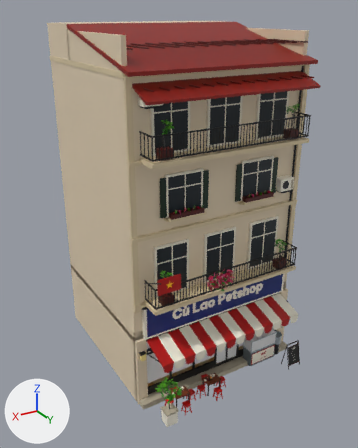
The FBX model Assets/PhoViet/Art/Streets/PV_StreetShop00_Petshop.fbx: old version first, new version second.
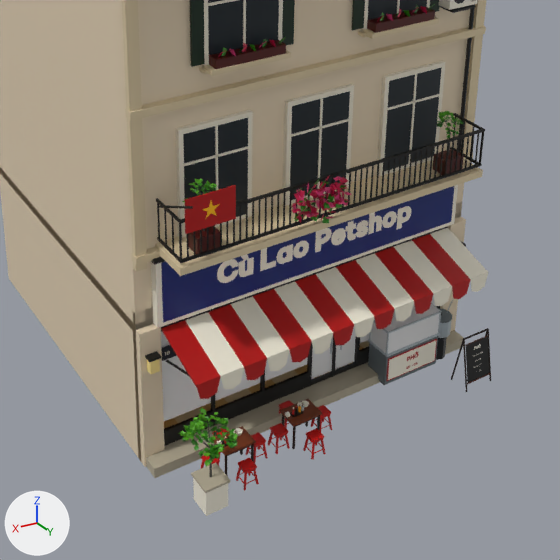
Each version appears first whole from a 50 mm camera at (11.43, 19.59, 15.98) aimed at (0.46, 1.3, 6.84), and next in a close-up on the part from 20% to 93% of the width and 42% to 100% of the height. The lights are fixed; the arrows at lower left show +X, +Y and +Z. The older version's two pictures come first. Objects named as collision shapes, trigger or cutter boxes, shadow casters or lower levels of detail are left out. Where no turn or scale is listed for an object, it has been applied to the vertices. Vertices at exactly the same position are counted once.

In view in the first close-up: 'PV_StreetShop00_Petshop_LOD0'.
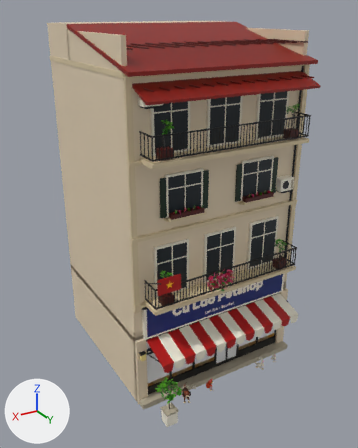
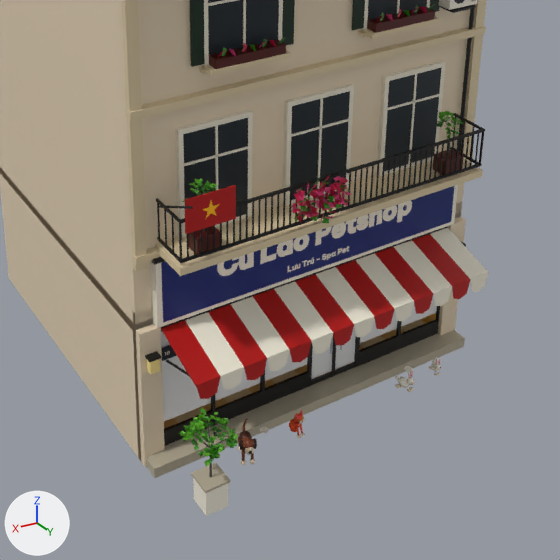
The edits, one by one:
me_pv_streetshop00_petshop_lod0 is used by ob_pv_streetshop00_petshop_lod0; location (0.0, 0.0, 0.0).
me_pv_streetshop00_petshop_lod0 had 14104 vertices, 11120 faces and spanned x -4.2..4.2, y -3.9..6.2, z 0.0..15.5.
me_pv_streetshop00_petshop_lod0 now has 15141 vertices, 13591 faces and spans x -4.2..4.2, y -3.9..6.2, z 0.0..15.5.
me_pv_streetshop00_petshop_lod0 part 1: 270 loose pieces with 3389 vertices, spanning x -3.8..3.5, y 0.5..5.8, z 0.0..4.4, are deleted.
me_pv_streetshop00_petshop_lod0 part 2: 13 vertices moved within x 1.0..2.3, y 2.3..5.2, z 0.4..0.7; 141 vertices removed from x 0.6..3.0, y 2.2..5.2, z 0.0..0.8; 2855 vertices added at x -3.0..3.0, y 0.7..5.5, z 0.2..0.9.
me_pv_streetshop00_petshop_lod0 part 3: 1 vertex moved within x -2.2, y 4.7, z 0.3; 27 vertices removed from x -2.3..-2.2, y 4.7, z 0.3..0.4; 947 vertices added at x -2.9..-1.6, y 4.6..5.3, z 0.2..0.8.
me_pv_streetshop00_petshop_lod0 part 4: 27 vertices moved within x -2.3..2.2, y 4.1, z 4.0..4.3; 193 vertices removed from x -2.5..2.5, y 4.1, z 3.7..4.4; 491 vertices added at x -2.5..2.5, y 4.1, z 3.6..4.6.
Other edits to the shape of me_pv_streetshop00_petshop_lod0 do not show in these pictures.

Location of each change, (x1, y1, x2, y2) in pixels of the close-ups (560 x 560 px):
'PV_StreetShop00_Petshop_LOD0', reshaped: before (0, 0, 491, 516); after (0, 0, 489, 516)
part 1 of me_pv_streetshop00_petshop_lod0, deleted: before (201, 248, 491, 490)
part 2 of me_pv_streetshop00_petshop_lod0, reshaped: before (214, 408, 320, 475); after (238, 410, 305, 465)
part 3 of me_pv_streetshop00_petshop_lod0, built on: after (395, 357, 441, 392)
part 4 of me_pv_streetshop00_petshop_lod0, reshaped: before (217, 206, 411, 283); after (217, 200, 412, 276)
